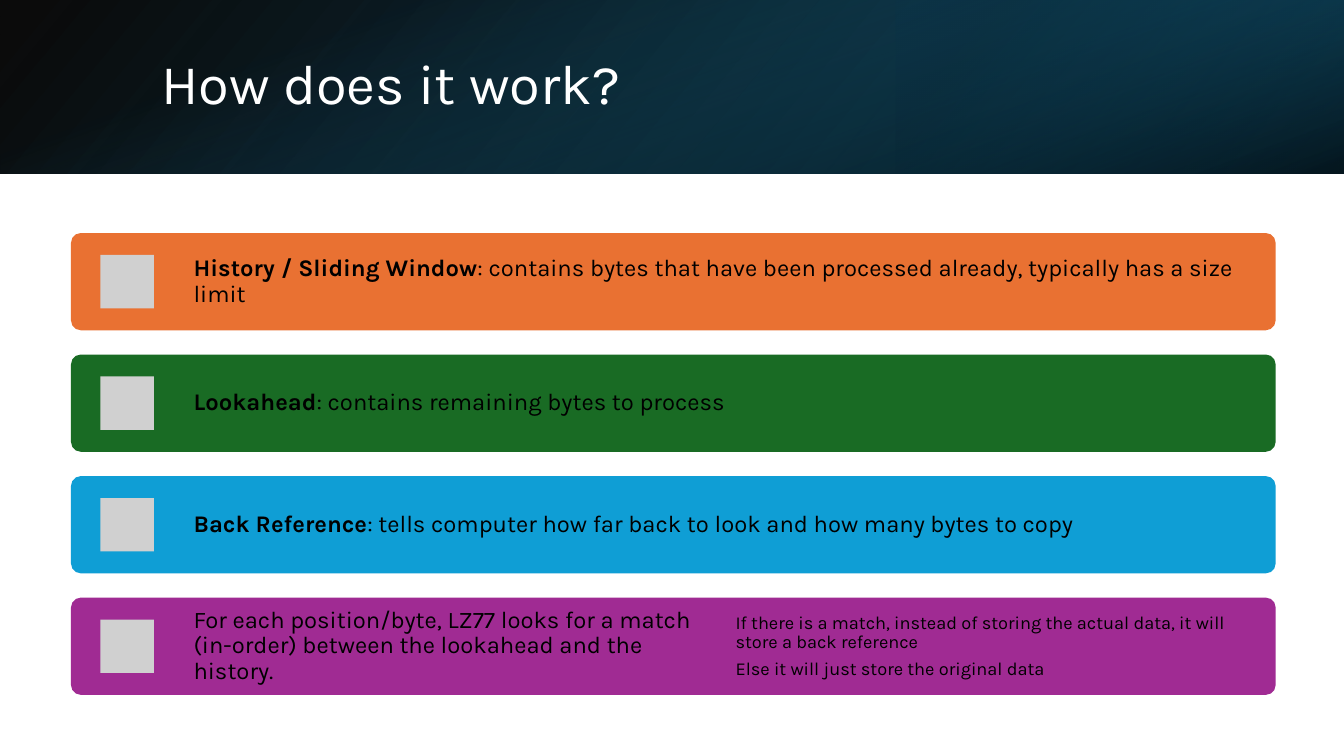
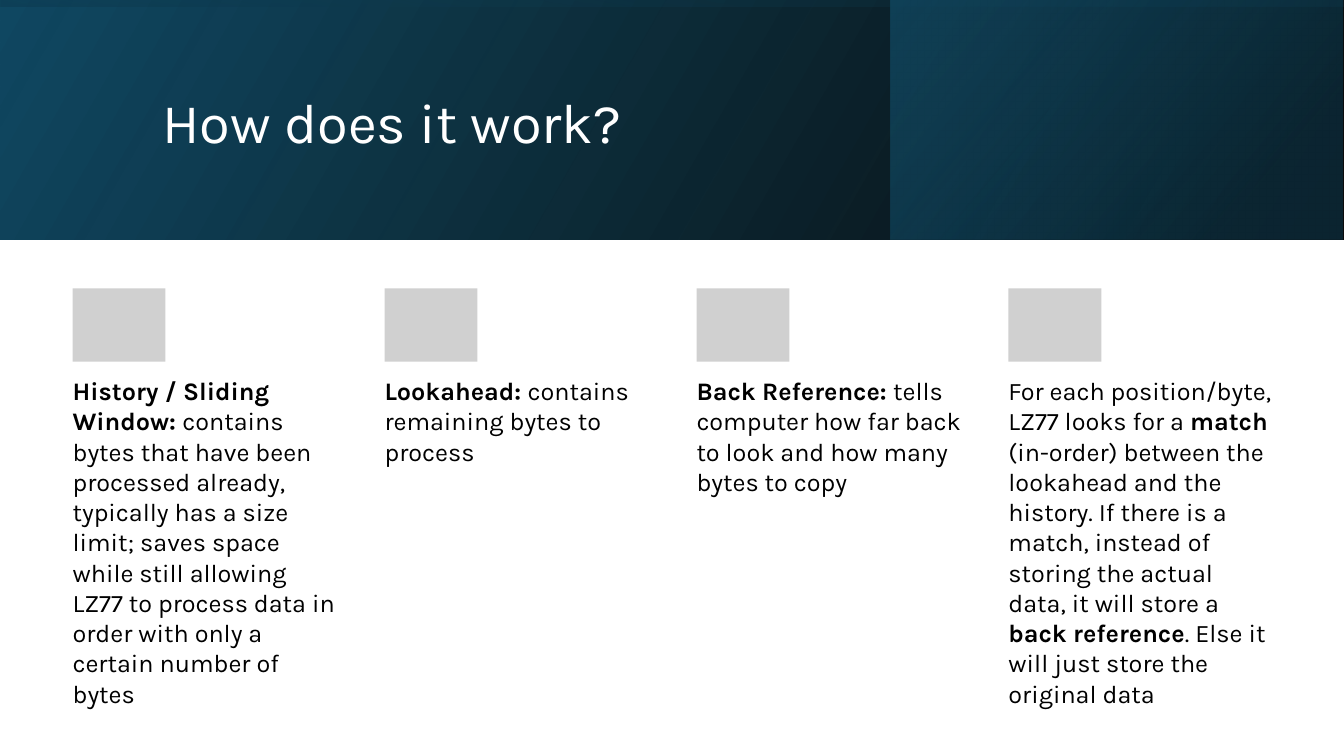
Before and after one commit to weng25j/checkoff3_comp211, a slide deck: slide 3 of LZ77.pptx. Drawn at 1344x756 pixels with LibreOffice and Linux fonts; fonts in the diff are those of the drawing; grey boxes stand for pictures. Boxes give left, top, right and bottom in pixels: in the first picture for what was removed or moved away, otherwise in the second. Text is boxed around its words. In the diff, an @@ line names an element or a change of style, - is before the commit and + after.

```diff
--- a/LZ77.pptx
+++ b/LZ77.pptx
@@ rectangle at (0,0,1344,239): fill gradient #156082 to #000000 to gradient #000000 to #104862; mirrored; rotation 90 to 0 degrees @@
@@ rectangle at (0,0,1344,239): fill gradient #000000 to #104862 to gradient #104862 to #000000; rotation 0 to 270 degrees @@
@@ rectangle at (891,0,1343,239): rotation 180 to 0 degrees @@
@@ title "How does it work?": place and size @@
-title "How does it work?" at (161,65,620,105)
+title "How does it work?" at (163,104,622,144)
@@ group added at (73,288,1102,362): 4 pictures @@
@@ text "History / Sliding Window: contains ..." at (73,382,335,709): vertical alignment middle to top @@
@@ text at (73,382,335,709): text changed; size 17 to 18 pt @@
-History / Sliding Window: contains bytes that have been processed already, typically has a size limit
+History / Sliding Window: contains bytes that have been processed already, typically has a size limit; saves space while still allowing LZ77 to process data in order with only a certain number of bytes
@@ text "Lookahead: contains remaining bytes to ...": place and size @@
-text "Lookahead: contains remaining bytes to ..." at (194,394,725,416)
+text "Lookahead: contains remaining bytes to ..." at (385,382,629,467)
@@ text "Lookahead: contains remaining bytes to ..." at (385,382,629,467): size 17 to 18 pt; bold on in "Lookahead:"; line spacing 0.9 to 1; vertical alignment middle to top @@
@@ text "Back Reference: tells computer how ...": place and size @@
-text "Back Reference: tells computer how ..." at (194,515,1073,538)
+text "Back Reference: tells computer how ..." at (697,382,961,497)
@@ text "Back Reference: tells computer how ..." at (697,382,961,497): size 17 to 18 pt; bold on in "Reference:"; line spacing 0.9 to 1; vertical alignment middle to top @@
@@ text at (1008,381,1271,709): text changed; size 13 to 18 pt @@
-If there is a match, instead of storing the actual data, it will store a back reference
-Else it will just store the original data
+For each position/byte, LZ77 looks for a match (in-order) between the lookahead and the history. If there is a match, instead of storing the actual data, it will store a back reference. Else it will just store the original data
@@ text "For each position/byte, LZ77 looks ..." at (1008,381,1271,709): vertical alignment middle to top @@
@@ group removed at (71,233,1275,695): 4 rounded rectangles, 4 pictures, 1 text @@
-For each position/byte, LZ77 looks for a match (in-order) between the lookahead and the history.
```
Also in this commit, not shown: 12 other slides changed, 1 slide added.
